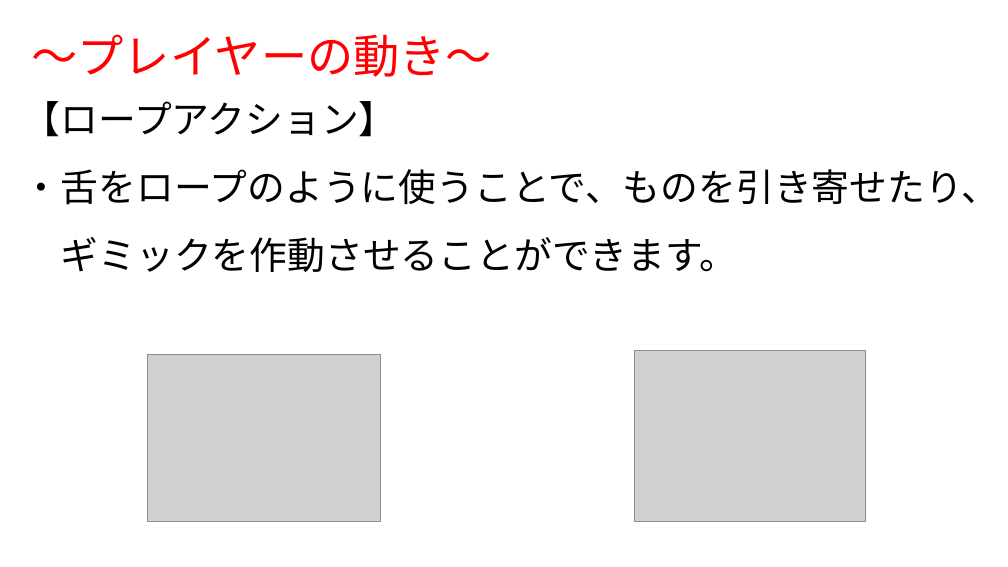
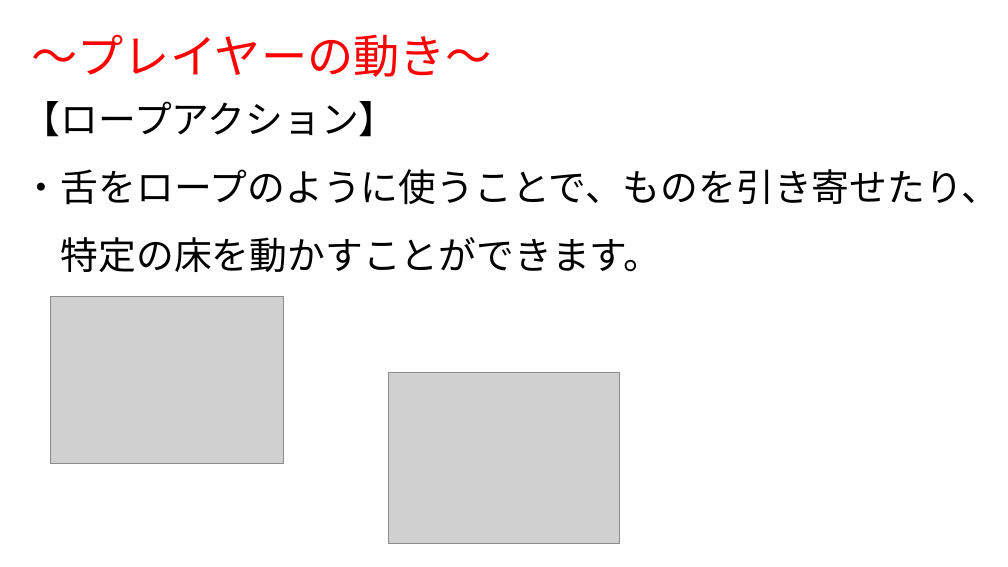
Before and after one commit to 1601323/Gameproject, a slide deck: slide 6 of AsoGameSho.pptx. Drawn at 1008x567 pixels with LibreOffice and Linux fonts; fonts in the diff are those of the drawing; grey boxes stand for pictures; background and template pictures are left out. Boxes give left, top, right and bottom in pixels: in the first picture for what was removed or moved away, otherwise in the second. Text is boxed around its words. In the diff, an @@ line names an element or a change of style, - is before the commit and + after.

```diff
--- a/AsoGameSho.pptx
+++ b/AsoGameSho.pptx
@@ text at <box>61,237,662,272</box>: text changed @@
-ギミックを作動させることができます。
+特定の床を動かすことができます。
@@ picture: place and size @@
-picture at <box>147,355,380,522</box>
+picture at <box>51,297,284,464</box>
@@ picture removed at <box>634,351,866,522</box> @@
@@ picture added at <box>389,373,620,544</box> @@
```
Also in this commit, not shown: 9 other slides changed, 1 other file.
